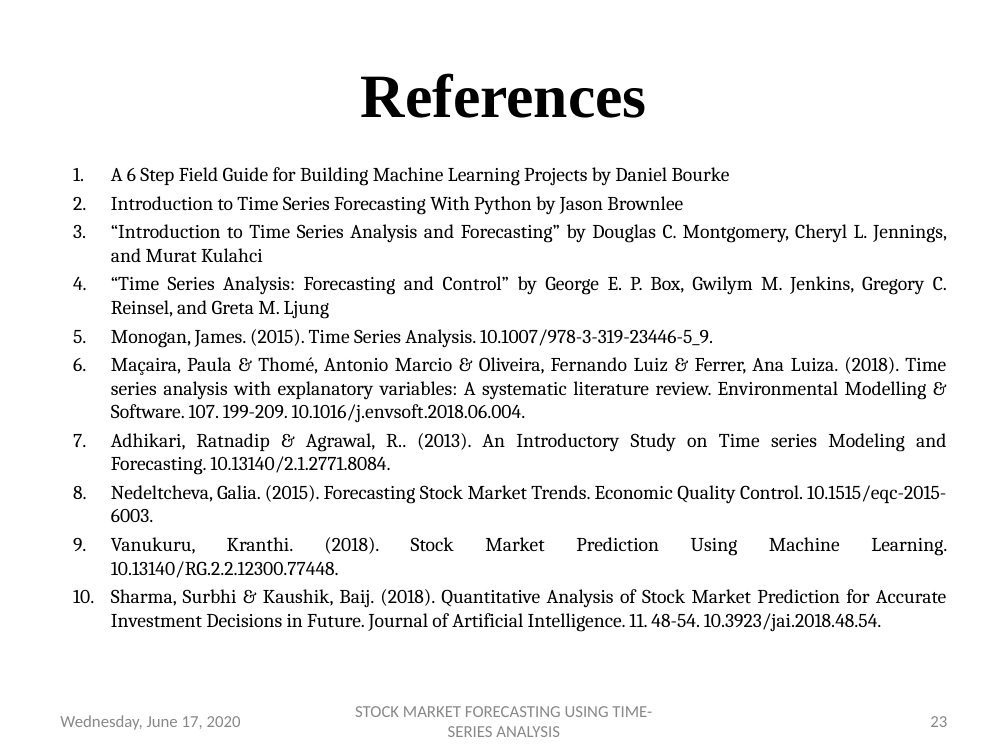
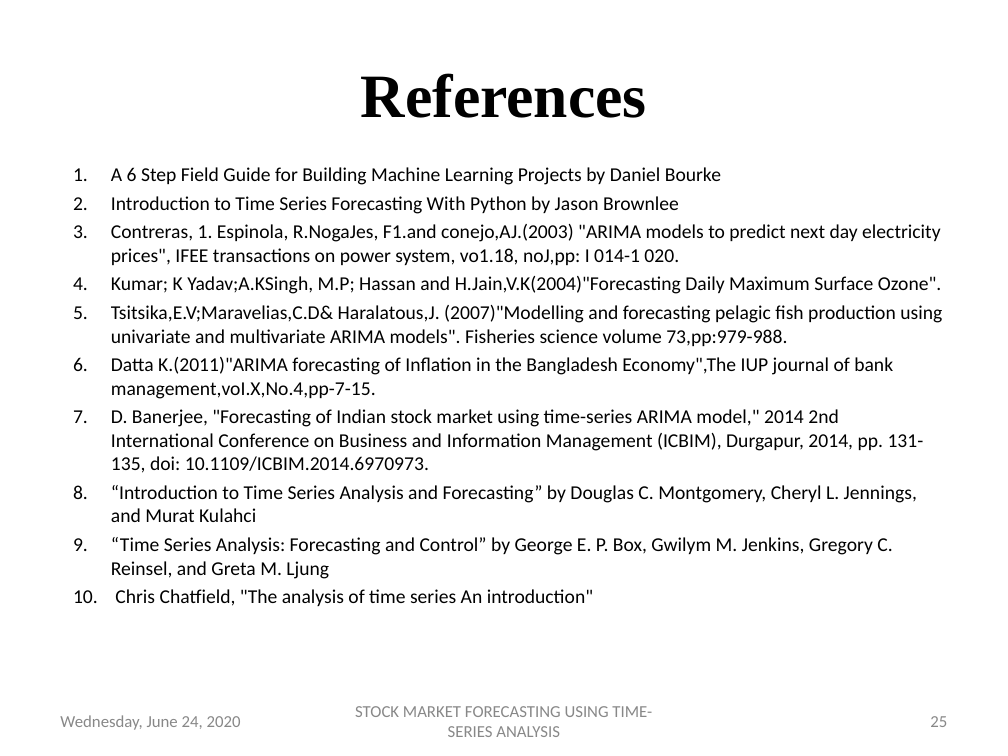
Before and after one commit to dipanshuagarwal/Stock-Market-Forecasting, a slide deck: slide 25 of Meetings/TIP - 10-06-2020.pptx (slide 23 before the commit). Drawn at 1008x756 pixels with LibreOffice and Linux fonts; fonts in the diff are those of the drawing; background and template pictures are left out. Boxes give left, top, right and bottom in pixels: in the first picture for what was removed or moved away, otherwise in the second. Text is boxed around its words. In the diff, an @@ line names an element or a change of style, - is before the commit and + after.

```diff
--- a/Meetings/TIP - 10-06-2020.pptx
+++ b/Meetings/TIP - 10-06-2020.pptx
@@ text at (x1=111, y1=167, x2=917, y2=579): font Cambria to Calibri in "A 6 Step Field Guide for Building ...", "Introduction to Time Series Forecasting With Python ...", "“Introduction to Time Series Analysis and Forecasting” ...", "“Time Series Analysis: Forecasting and Control” by ..."; alignment justified to left @@
@@ text at (x1=111, y1=224, x2=942, y2=473): paragraphs added @@
+3. Contreras, 1. Espinola, R.NogaJes, F1.and conejo,AJ.(2003) "ARIMA models to predict next day electricity prices", IFEE transactions on power system, vo1.18, noJ,pp: I 014-1 020.
+4. Kumar; K Yadav;A.KSingh, M.P; Hassan and H.Jain,V.K(2004)"Forecasting Daily Maximum Surface Ozone".
+5. Tsitsika,E.V;Maravelias,C.D& Haralatous,J. (2007)"Modelling and forecasting pelagic fish production using univariate and multivariate ARIMA models". Fisheries science volume 73,pp:979-988.
+6. Datta K.(2011)"ARIMA forecasting of Inflation in the Bangladesh Economy",The IUP journal of bank management,voI.X,No.4,pp-7-15.
+7. D. Banerjee, "Forecasting of Indian stock market using time-series ARIMA model," 2014 2nd International Conference on Business and Information Management (ICBIM), Durgapur, 2014, pp. 131-135, doi: 10.1109/ICBIM.2014.6970973.
@@ text at (x1=115, y1=589, x2=593, y2=606): text changed; font Cambria to Calibri @@
-5. Monogan, James. (2015). Time Series Analysis. 10.1007/978-3-319-23446-5_9.
-6. Maçaira, Paula & Thomé, Antonio Marcio & Oliveira, Fernando Luiz & Ferrer, Ana Luiza. (2018). Time series analysis with explanatory variables: A systematic literature review. Environmental Modelling & Software. 107. 199-209. 10.1016/j.envsoft.2018.06.004.
-7. Adhikari, Ratnadip & Agrawal, R.. (2013). An Introductory Study on Time series Modeling and Forecasting. 10.13140/2.1.2771.8084.
-8. Nedeltcheva, Galia. (2015). Forecasting Stock Market Trends. Economic Quality Control. 10.1515/eqc-2015-6003.
-9. Vanukuru, Kranthi. (2018). Stock Market Prediction Using Machine Learning. 10.13140/RG.2.2.12300.77448.
-10. Sharma, Surbhi & Kaushik, Baij. (2018). Quantitative Analysis of Stock Market Prediction for Accurate Investment Decisions in Future. Journal of Artificial Intelligence. 11. 48-54. 10.3923/jai.2018.48.54.
+10. Chris Chatfield, "The analysis of time series An introduction"
@@ text at (x1=60, y1=715, x2=241, y2=730): text changed @@
-Wednesday, June 17, 2020
+Wednesday, June 24, 2020
@@ page number at (x1=930, y1=716, x2=947, y2=727): text changed @@
-23
+25
```
Also in this commit, not shown: 18 other slides changed, 5 slides added, 3 slides removed, 17 other files.
